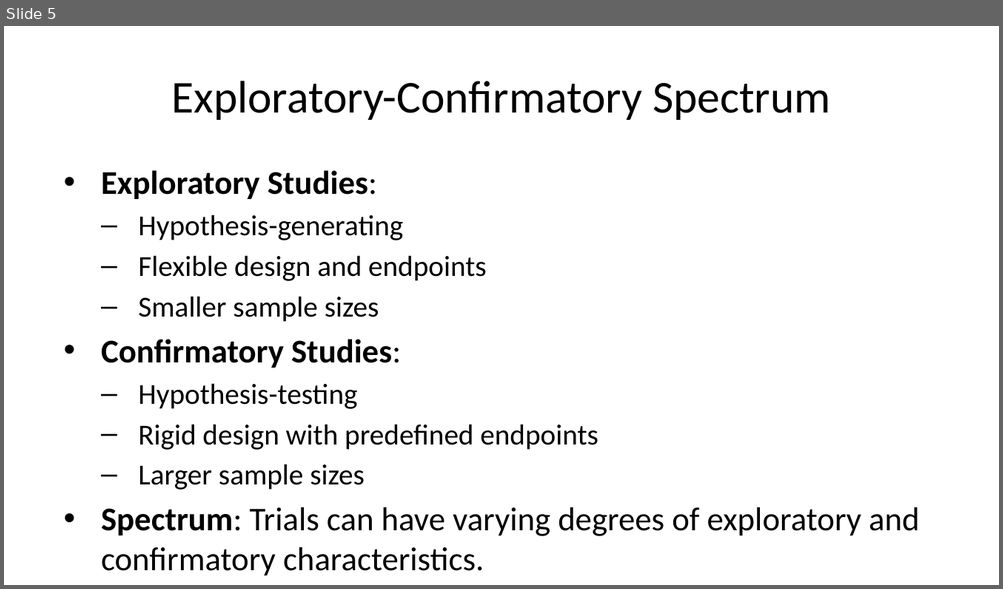
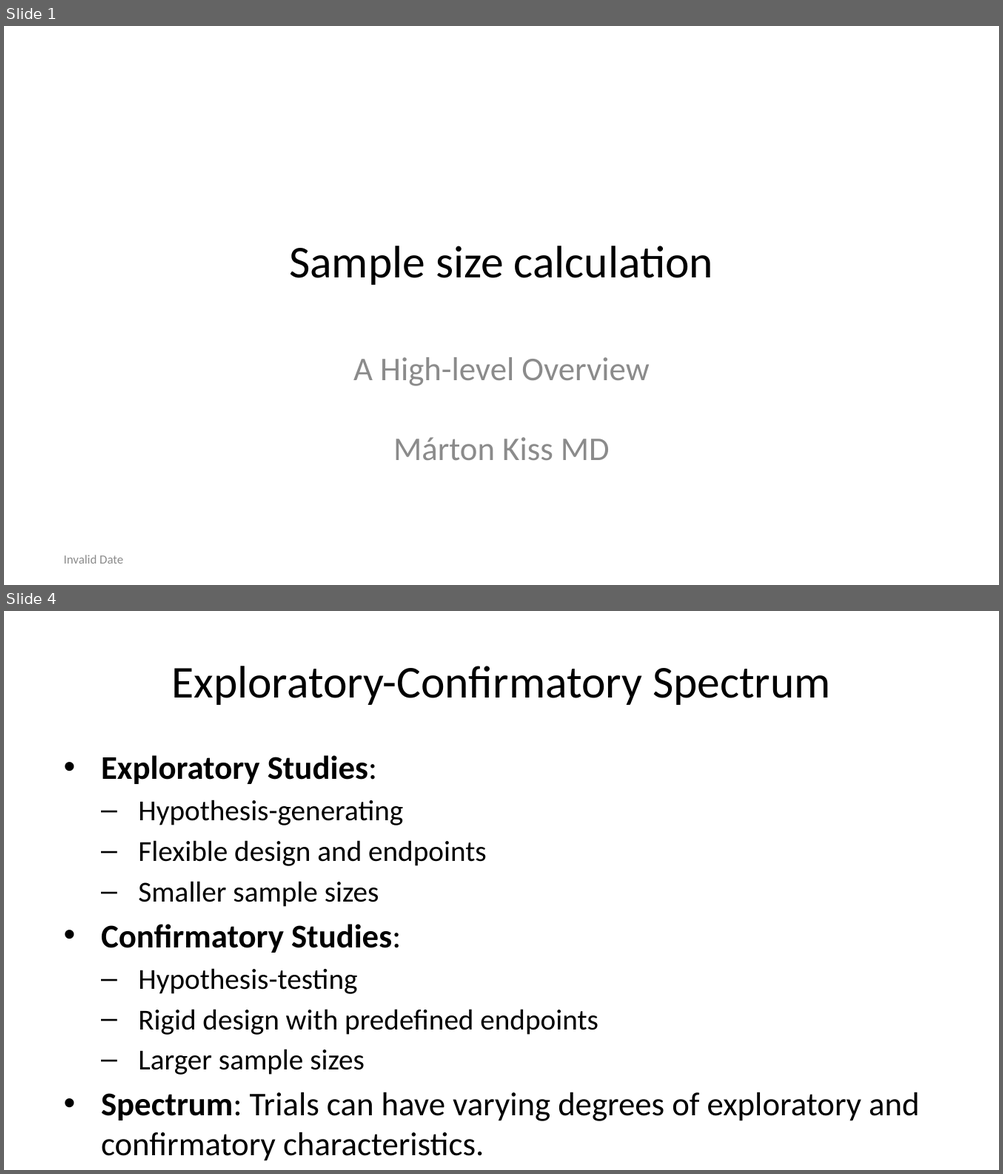
Before and after one commit to MartynK/SampsizeSlides, a slide deck: inst/SampleSizeCalcOverview.pptx. Shown one above the other, each under a label of ours: slide 5 before the commit, slides 1 and 4 after it; the slides between them are not shown. The pictures are 1003x589 and 1003x1174 pixels, drawn with LibreOffice and Linux fonts; fonts in the diff are those of the drawing. Boxes give left, top, right and bottom in pixels: in the first picture for what was removed or moved away, otherwise in the second. Text is boxed around its words. In the diff, an @@ line names an element or a change of style, - is before the commit and + after.

```diff
--- a/inst/SampleSizeCalcOverview.pptx
+++ b/inst/SampleSizeCalcOverview.pptx
@@ slide 1 added at [4,26,999,585], background #FFFFFF @@
@@ title added at [289,246,714,285], 33 pt, text #000000 @@
+Sample size calculation
@@ subtitle added at [353,358,649,460], 24 pt, text #8C8C8C @@
+A High-level Overview
+Márton Kiss MD
@@ text added at [64,555,123,564], 9 pt, text #8C8C8C @@
+Invalid Date
@@ what was slide 5 is now slide 4 @@
```
Also in this commit, not shown: 14 slides changed, 1 other slide added, 17 slides removed, 6 other files.
